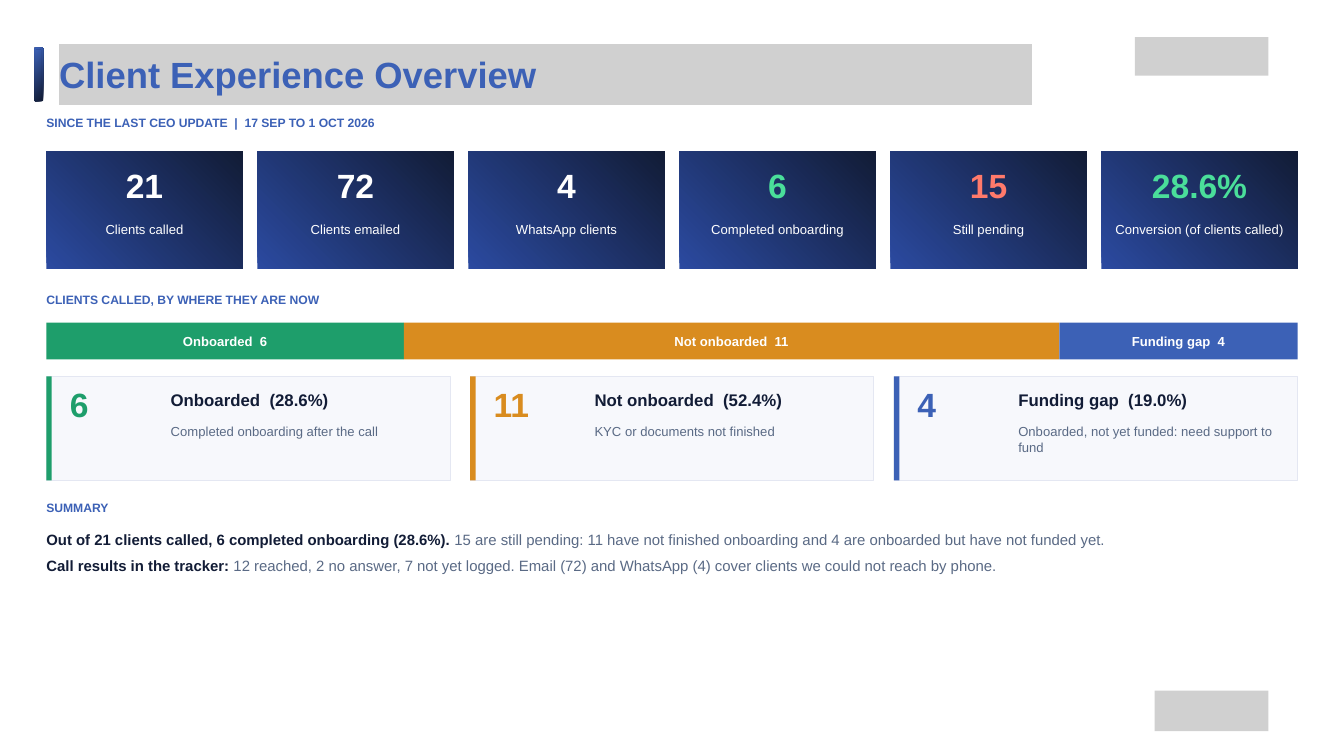
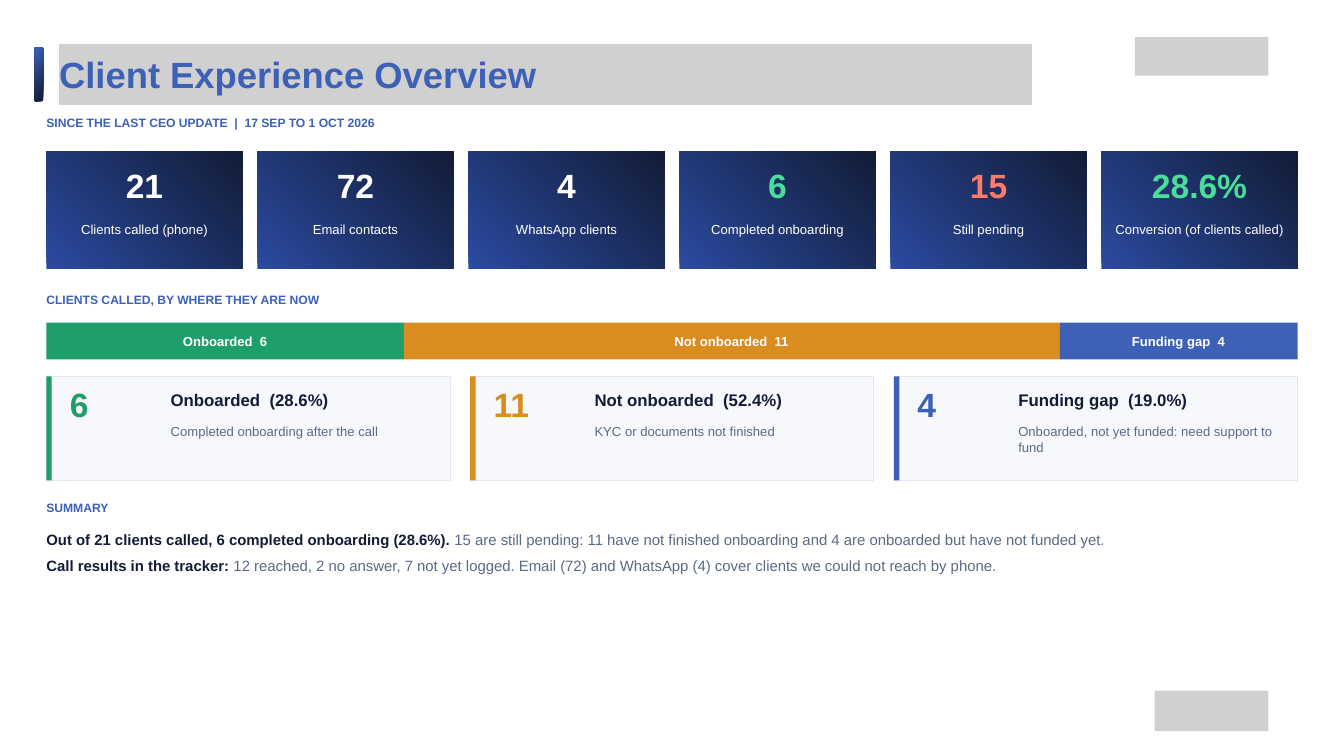
Before and after one commit to hatemmsc-ops/HatemIsa_202508993_IT9002_NLP_Project, a slide deck: slide 10 of emyaa-ceo-deck/output/ceo-update/eMYAA_Performance_Analysis_-_01.10.2026_-_Updated_29_Sep.pptx. Drawn at 1344x756 pixels with LibreOffice and Linux fonts; fonts in the diff are those of the drawing; grey boxes stand for pictures. Boxes give left, top, right and bottom in pixels: in the first picture for what was removed or moved away, otherwise in the second. Text is boxed around its words. In the diff, an @@ line names an element or a change of style, - is before the commit and + after.

```diff
--- a/emyaa-ceo-deck/output/ceo-update/eMYAA_Performance_Analysis_-_01.10.2026_-_Updated_29_Sep.pptx
+++ b/emyaa-ceo-deck/output/ceo-update/eMYAA_Performance_Analysis_-_01.10.2026_-_Updated_29_Sep.pptx
@@ text at [81,224,208,237]: text changed @@
-Clients called
+Clients called (phone)
@@ text at [313,224,398,234]: text changed @@
-Clients emailed
+Email contacts
```
Also in this commit, not shown: 3 other files.
